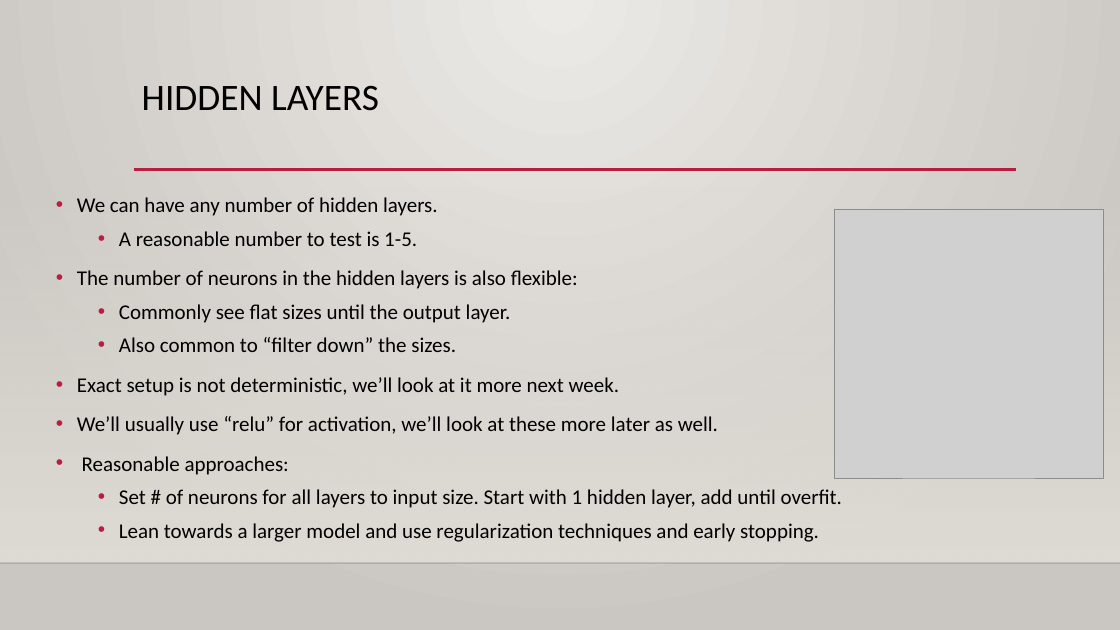
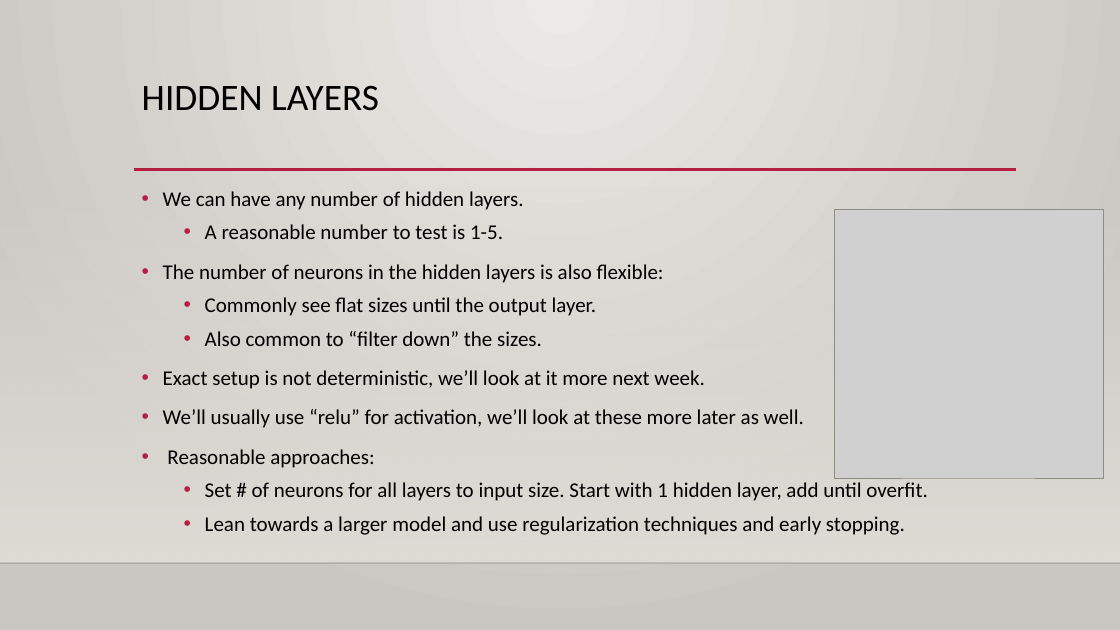
Before and after one commit to AkeemSemperDataScience/Intro_to_Machine_Learning_Students, a slide deck: slide 18 of reference_content/Slides/keras_intro.pptx (slide 12 before the commit). Drawn at 1120x630 pixels with LibreOffice and Linux fonts; fonts in the diff are those of the drawing; grey boxes stand for pictures; background and template pictures are left out. Boxes give left, top, right and bottom in pixels: in the first picture for what was removed or moved away, otherwise in the second. Text is boxed around its words. In the diff, an @@ line names an element or a change of style, - is before the commit and + after.

```diff
--- a/reference_content/Slides/keras_intro.pptx
+++ b/reference_content/Slides/keras_intro.pptx
@@ text "We can have any number ...": place and size @@
-text "We can have any number ..." at [77, 197, 842, 542]
+text "We can have any number ..." at [163, 191, 927, 535]
```
Also in this commit, not shown: 10 other slides changed, 10 slides added, 3 other files.
